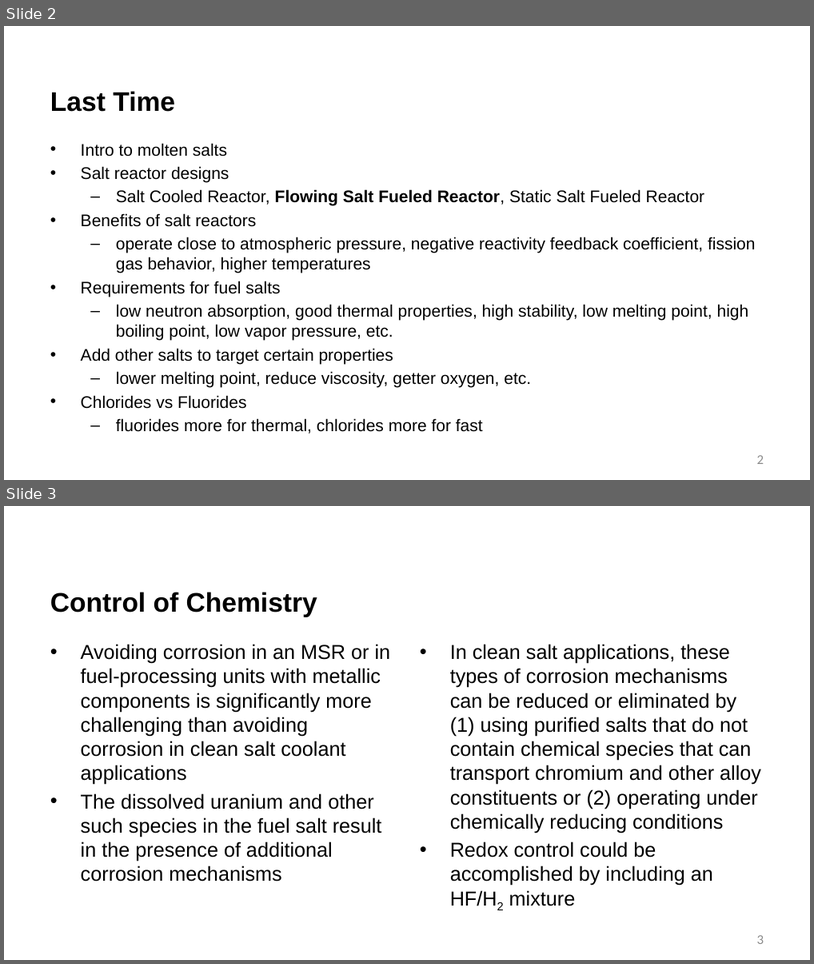
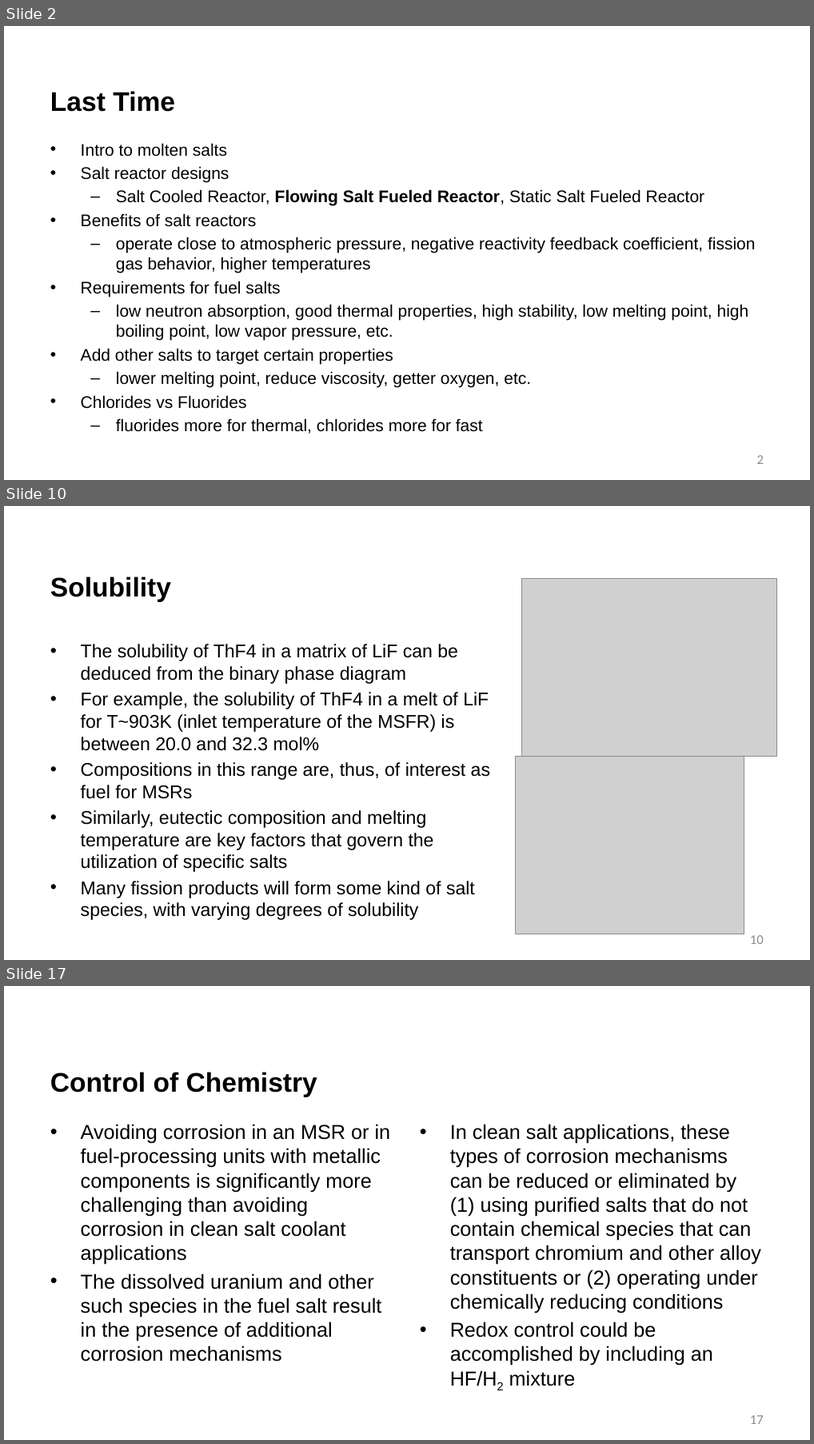
Before and after one commit to benbeeler/TEACHING, a slide deck: Advanced Reactor Materials/Fall2026/Lec14_MoltenSalts.pptx. Shown one above the other, each under a label of ours: slides 2 and 3 before the commit, slides 2, 10 and 17 after it; the slides between them are not shown. The pictures are 814x964 and 814x1444 pixels, drawn with LibreOffice and Linux fonts; fonts in the diff are those of the drawing; grey boxes stand for pictures; background and template pictures are left out. Boxes give left, top, right and bottom in pixels: in the first picture for what was removed or moved away, otherwise in the second. Text is boxed around its words. In the diff, an @@ line names an element or a change of style, - is before the commit and + after.

```diff
--- a/Advanced Reactor Materials/Fall2026/Lec14_MoltenSalts.pptx
+++ b/Advanced Reactor Materials/Fall2026/Lec14_MoltenSalts.pptx
@@ slide 10 added at (x1=4, y1=506, x2=810, y2=960), background #FFFFFF @@
@@ title added at (x1=50, y1=576, x2=171, y2=602), 32 pt, text #000000, bold @@
+Solubility
@@ picture added at (x1=522, y1=578, x2=777, y2=756) @@
@@ text added at (x1=81, y1=644, x2=490, y2=920), 22 pt, text #000000 @@
+• The solubility of ThF4 in a matrix of LiF can be deduced from the binary phase diagram
+• For example, the solubility of ThF4 in a melt of LiF for T~903K (inlet temperature of the MSFR) is between 20.0 and 32.3 mol%
+• Compositions in this range are, thus, of interest as fuel for MSRs
+• Similarly, eutectic composition and melting temperature are key factors that govern the utilization of specific salts
+• Many fission products will form some kind of salt species, with varying degrees of solubility
@@ picture added at (x1=516, y1=756, x2=745, y2=934) @@
@@ page number added at (x1=750, y1=935, x2=764, y2=944), 16 pt, text #8C8C8C @@
+10
@@ what was slide 3 is now slide 17 @@
@@ page number at (x1=750, y1=1415, x2=764, y2=1424): text changed @@
-3
+17
```
Also in this commit, not shown: 13 other slides added, 13 other files.
